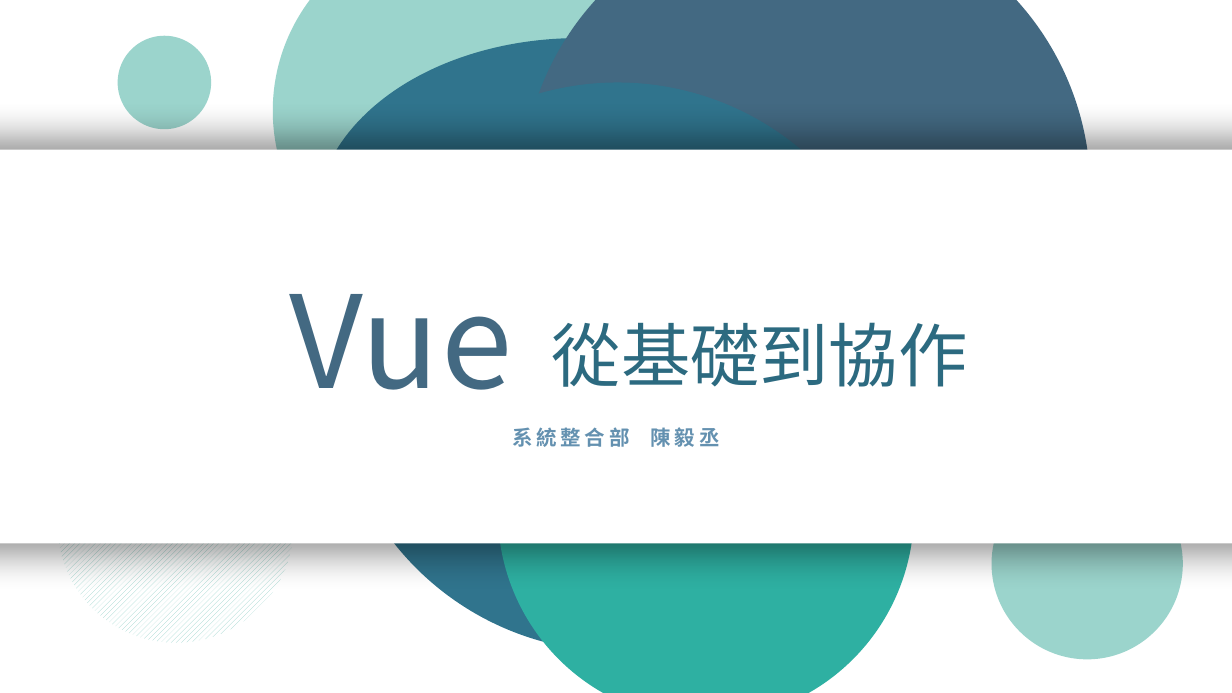
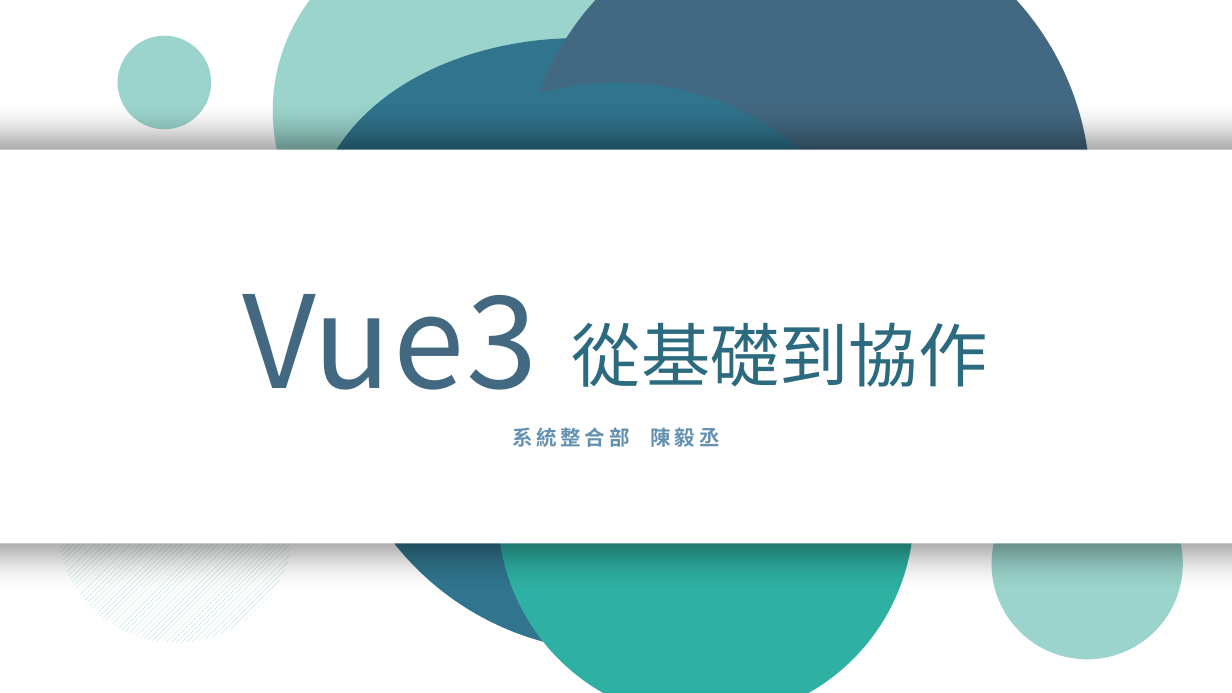
Before and after one commit to arx827/myDrive, a slide deck: slide 1 of Vue.js 從基礎到協作.pptx. Drawn at 1232x693 pixels with LibreOffice and Linux fonts; fonts in the diff are those of the drawing. Boxes give left, top, right and bottom in pixels: in the first picture for what was removed or moved away, otherwise in the second. Text is boxed around its words. In the diff, an @@ line names an element or a change of style, - is before the commit and + after.

Commit message:
[feature] 『Vue 從基礎到協作』

```diff
--- a/Vue.js 從基礎到協作.pptx
+++ b/Vue.js 從基礎到協作.pptx
@@ text at bbox=[242, 294, 537, 390]: text changed @@
-Vue
+Vue3
@@ text "從基礎到協作": place and size @@
-text "從基礎到協作" at bbox=[552, 322, 968, 387]
+text "從基礎到協作" at bbox=[572, 322, 988, 387]
```
Also in this commit, not shown: 10 other slides changed, 2 slides added, 1 slide removed, 1 other file.
